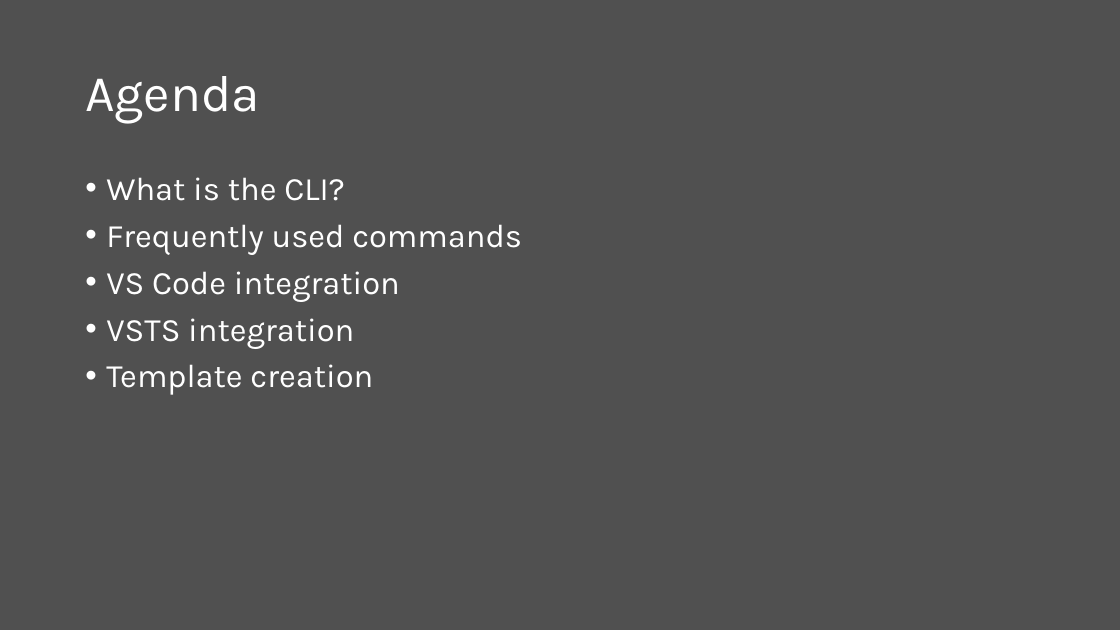
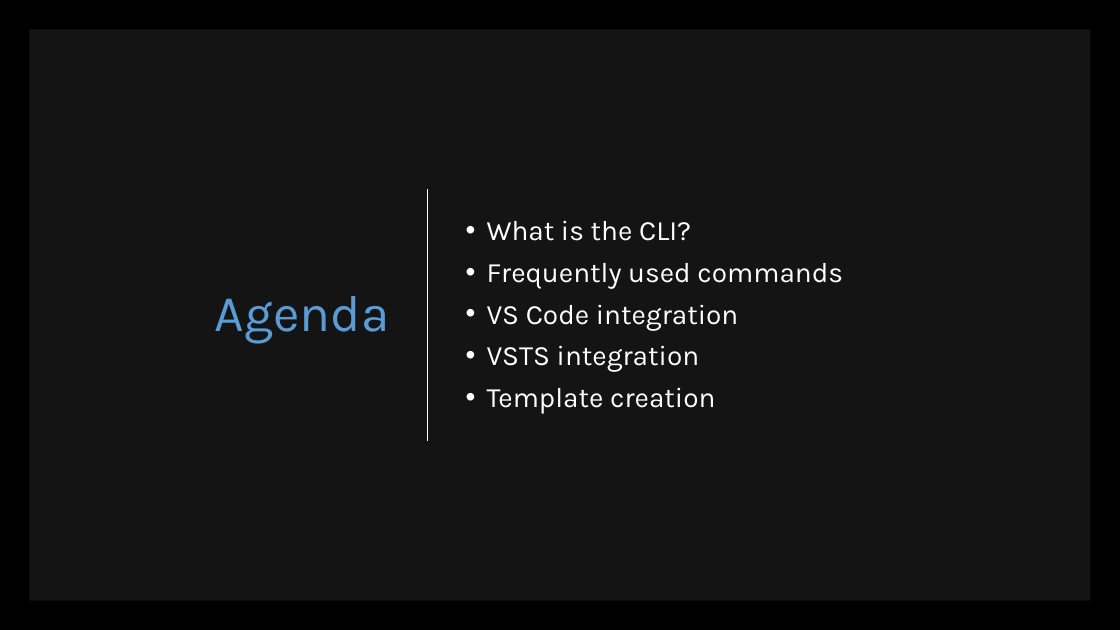
Before and after one commit to scottaddie/slide-decks, a slide deck: slide 2 of Tour de .NET Core CLI.pptx. Drawn at 1120x630 pixels with LibreOffice and Linux fonts; fonts in the diff are those of the drawing. Boxes give left, top, right and bottom in pixels: in the first picture for what was removed or moved away, otherwise in the second. Text is boxed around its words. In the diff, an @@ line names an element or a change of style, - is before the commit and + after.

Commit message:
Design changes

```diff
--- a/Tour de .NET Core CLI.pptx
+++ b/Tour de .NET Core CLI.pptx
@@ background #505050 to #000000 @@
@@ rectangle added at (29, 29, 1091, 601), fill #FFFFFF at 8% opacity @@
@@ title "Agenda": place and size @@
-title "Agenda" at (85, 76, 259, 123)
+title "Agenda" at (215, 296, 389, 344)
@@ title "Agenda" at (215, 296, 389, 344): text colour #FFFFFF to #5B9BD5; alignment left to right @@
@@ text "What is the CLI?": place and size @@
-text "What is the CLI?" at (106, 177, 522, 395)
+text "What is the CLI?" at (487, 220, 843, 414)
@@ text "What is the CLI?" at (487, 220, 843, 414): size 28 to 24 pt; vertical alignment top to middle @@
@@ line added from (428, 189) to (428, 441), #FFFFFF 1.5 pt @@
```
Also in this commit, not shown: 7 other slides changed.
